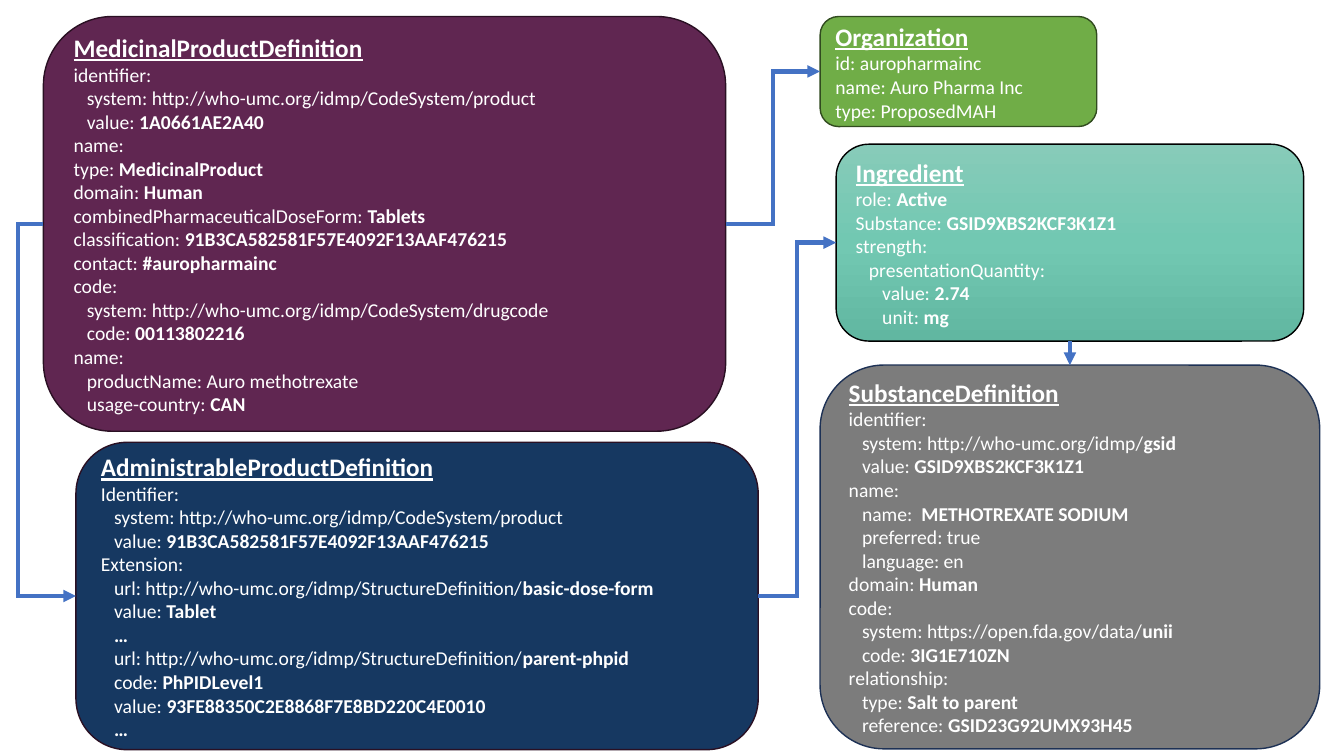
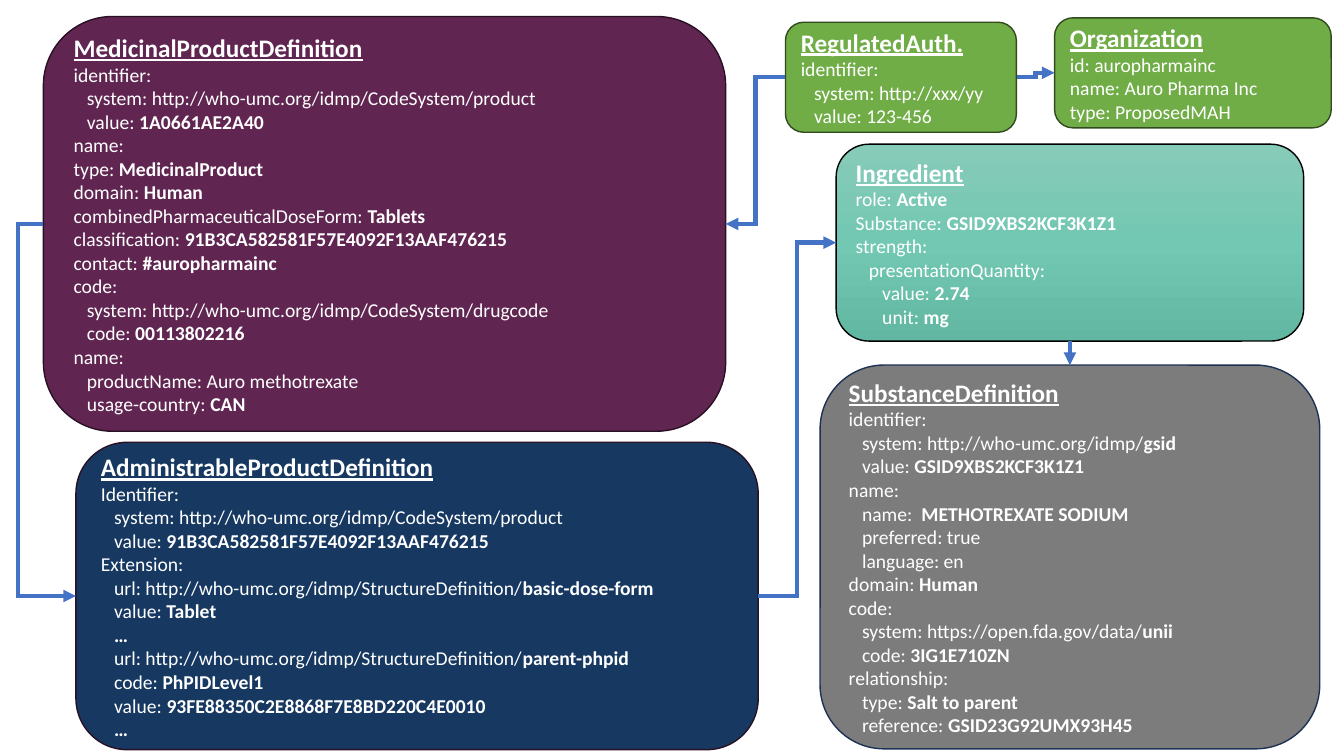
Before and after one commit to Uppsala-Monitoring-Centre/WHO-UMC-IDMP-Service, a slide deck: slide 8 of ImplementationGuideImages.pptx. Drawn at 1344x756 pixels with LibreOffice and Linux fonts; fonts in the diff are those of the drawing. Boxes give left, top, right and bottom in pixels: in the first picture for what was removed or moved away, otherwise in the second. Text is boxed around its words. In the diff, an @@ line names an element or a change of style, - is before the commit and + after.

```diff
--- a/ImplementationGuideImages.pptx
+++ b/ImplementationGuideImages.pptx
@@ rounded rectangle added at [785, 22, 1016, 132], fill #70AD47, outline #314C1F 1 pt, 14 pt, text #FFFFFF @@
+RegulatedAuth.
+identifier:
+system: http://xxx/yy
+value: 123-456
@@ rounded rectangle "Organization": place and size @@
-rounded rectangle "Organization" at [821, 16, 1097, 126]
+rounded rectangle "Organization" at [1055, 18, 1331, 128]
@@ elbow arrow moved from (726, 224) - (821, 72) to (785, 78) - (726, 224) @@
@@ elbow arrow added from (1016, 78) to (1055, 73), #4472C4 3 pt @@
```
Also in this commit, not shown: 2 other slides changed, 2 other files.
